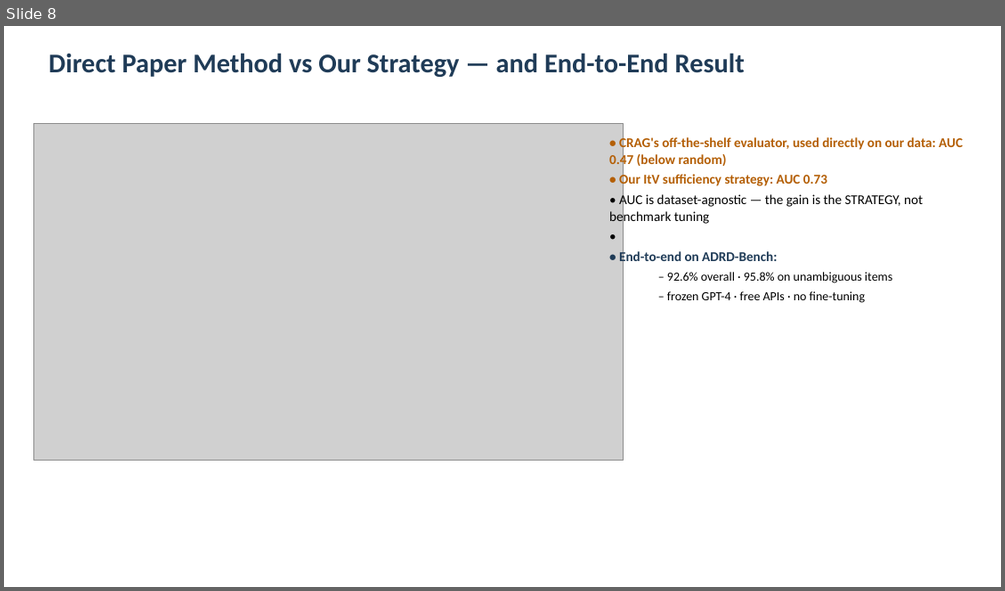
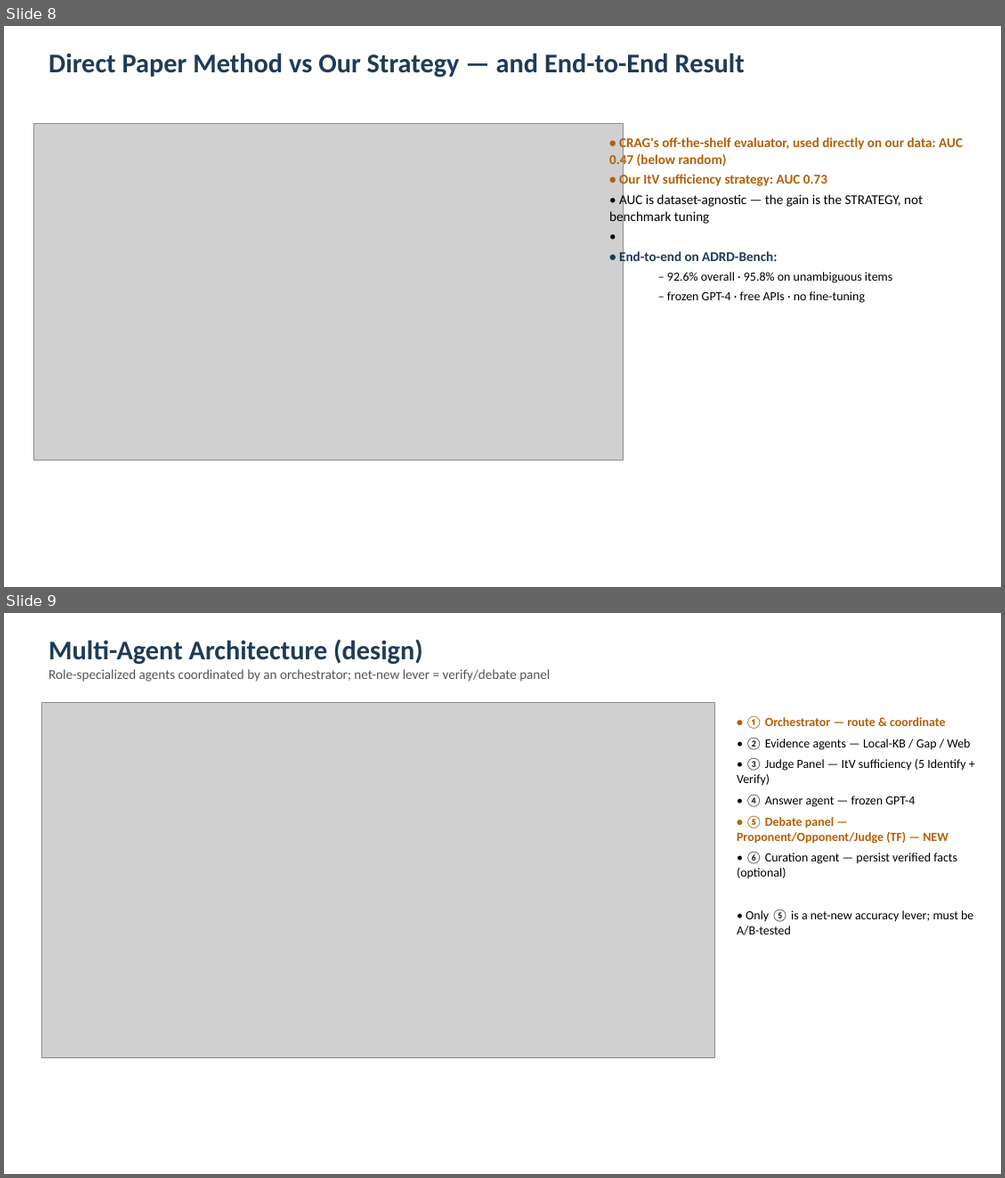
Before and after one commit to laurygeng/adrd-clinical-rag, a slide deck: slides/ADRD_RAG_slides.pptx. Shown one above the other, each under a label of ours: slide 8 before the commit, slides 8 and 9 after it. The pictures are 1005x591 and 1005x1178 pixels, drawn with LibreOffice and Linux fonts; fonts in the diff are those of the drawing; grey boxes stand for pictures. Boxes give left, top, right and bottom in pixels: in the first picture for what was removed or moved away, otherwise in the second. Text is boxed around its words. In the diff, an @@ line names an element or a change of style, - is before the commit and + after.

```diff
--- a/slides/ADRD_RAG_slides.pptx
+++ b/slides/ADRD_RAG_slides.pptx
@@ slide 9 added at <box>4,613,1001,1174</box>, background #FFFFFF @@
@@ text added at <box>48,639,550,682</box>, 13 pt, text #555555 @@
+Multi-Agent Architecture (design)
+Role-specialized agents coordinated by an orchestrator; net-new lever = verify/debate panel
@@ picture added at <box>41,703,714,1057</box> @@
@@ text added at <box>736,715,973,935</box>, 12 pt, text #000000 @@
+• ① Orchestrator — route & coordinate
+• ② Evidence agents — Local-KB / Gap / Web
+• ③ Judge Panel — ItV sufficiency (5 Identify + Verify)
+• ④ Answer agent — frozen GPT-4
+• ⑤ Debate panel — Proponent/Opponent/Judge (TF) — NEW
+• ⑥ Curation agent — persist verified facts (optional)
+• Only ⑤ is a net-new accuracy lever; must be A/B-tested
```
Also in this commit, not shown: 3 other files.
